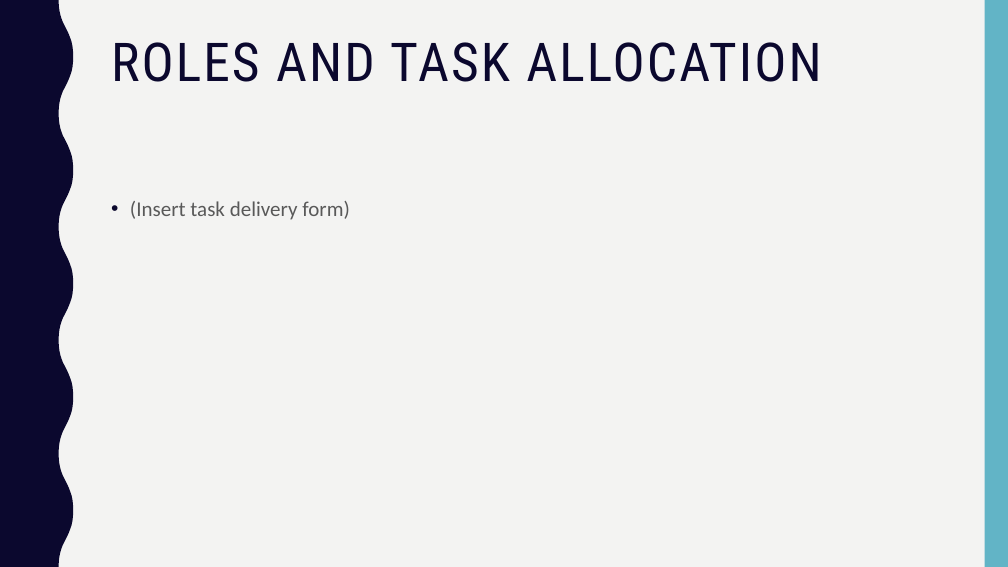
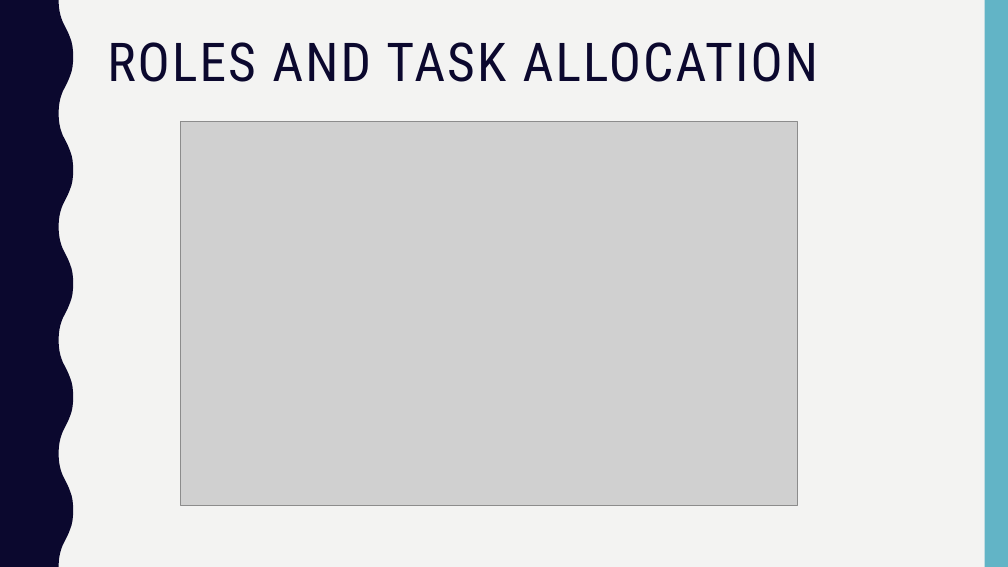
Before and after one commit to george98788/Enterprise-systems-development, a slide deck: slide 3 of Group 10 Sprint_1.pptx. Drawn at 1008x567 pixels with LibreOffice and Linux fonts; fonts in the diff are those of the drawing; grey boxes stand for pictures. Boxes give left, top, right and bottom in pixels: in the first picture for what was removed or moved away, otherwise in the second. Text is boxed around its words. In the diff, an @@ line names an element or a change of style, - is before the commit and + after.

```diff
--- a/Group 10 Sprint_1.pptx
+++ b/Group 10 Sprint_1.pptx
@@ title "ROLES AND TASK ALLOCATION": place and size @@
-title "ROLES AND TASK ALLOCATION" at [111,42,821,82]
+title "ROLES AND TASK ALLOCATION" at [107,42,818,82]
@@ picture added at [180,121,797,505] @@
@@ text removed at [130,201,350,220] @@
-• (Insert task delivery form)
```
Also in this commit, not shown: 6 other slides changed, 5 slides added, 3 slides removed.
